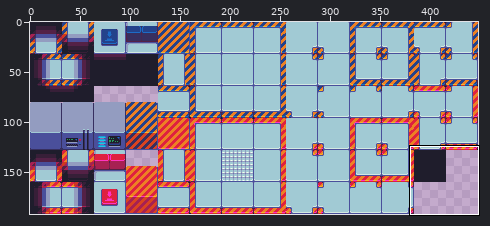
Two versions of one sprite sheet, scifitiles-sheet.png. The picture above shows the old version from afar; the outline marks the close-up.
Close-up. First the earlier version:
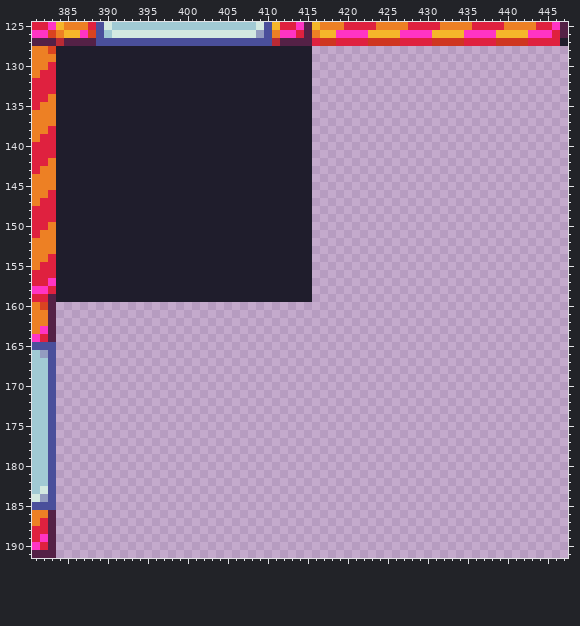
The file is 448x192 pixels. Shown: x 381..447, y 125..191.
Now the later version:
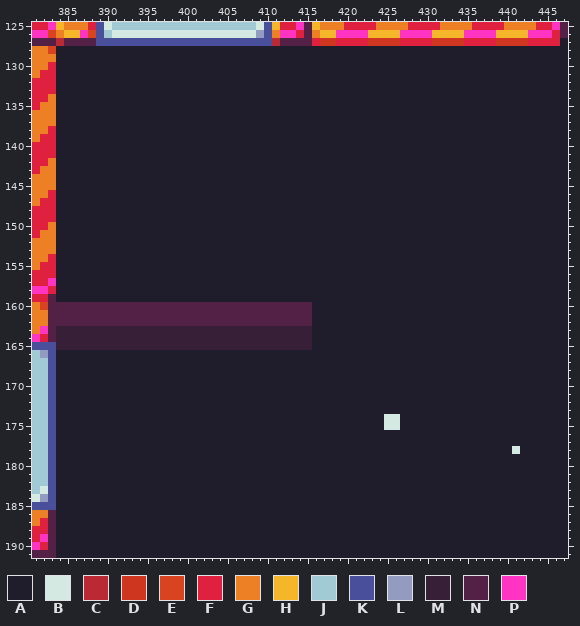
Palette (. is transparent): A #1f1d2c  B #d3e9e1  C #ba2a34  D #cf3620  E #da4320  F #df213f  G #ed8024  H #f5b62a  J #a1cad4  K #4a4f9b  L #939cc0  M #371f38  N #542146  P #ff34c3
The edit:
Colour A is added in rows 128 to 165 at x 416 to 447; in rows 166 to 173 at x 384 to 447; in rows 174 to 175 at x 384 to 424 and 427 to 447; in rows 176 to 177 at x 384 to 447; in row 178 at x 384 to 440 and 442 to 447; in rows 179 to 191 at x 384 to 447.
Colour B is added in rows 174 to 175 at x 425 to 426; in row 178 at x 441.
Colour M is added in rows 163 to 165 at x 384 to 415.
Colour N is added in rows 160 to 162 at x 384 to 415.
